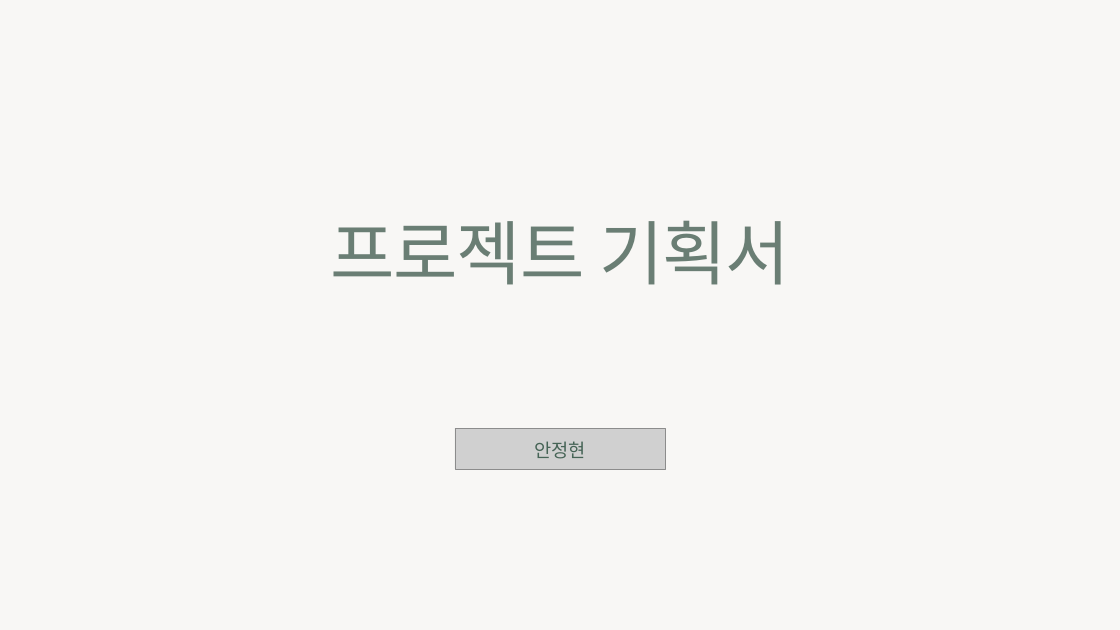
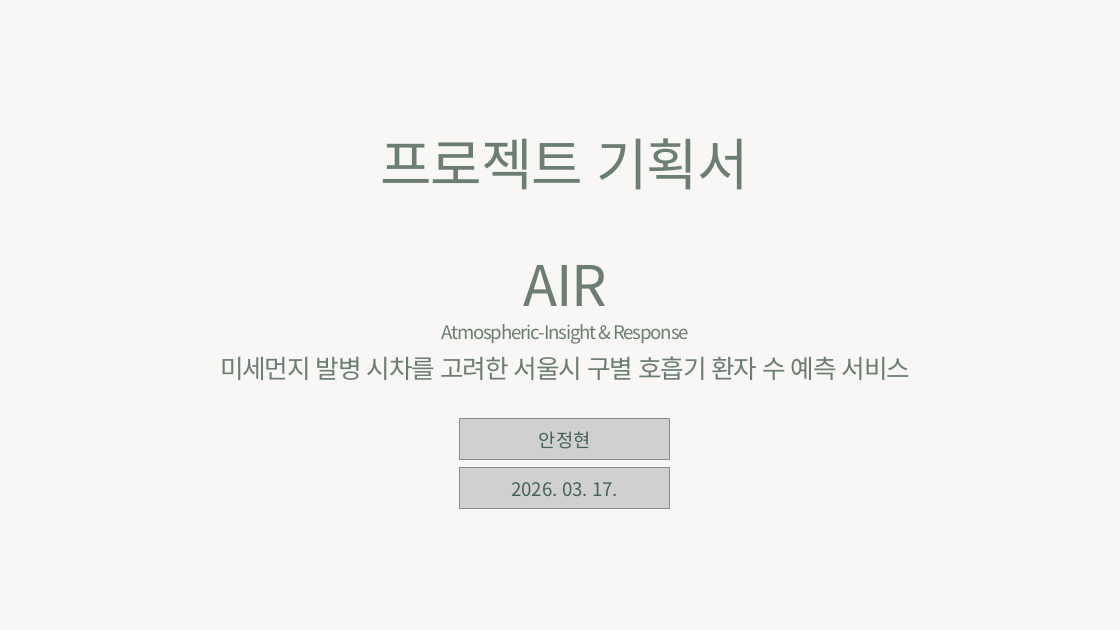
Before and after one commit to ahnjh97/JeongHyunAhn-AI-Project, a slide deck: slide 1 of 1차 Project/1. 기획서.pptx. Drawn at 1120x630 pixels with LibreOffice and Linux fonts; fonts in the diff are those of the drawing; grey boxes stand for pictures; background and template pictures are left out. Boxes give left, top, right and bottom in pixels: in the first picture for what was removed or moved away, otherwise in the second. Text is boxed around its words. In the diff, an @@ line names an element or a change of style, - is before the commit and + after.

Commit message:
기획서 수정
선생님 피드백 반영해서 내용 수정

```diff
--- a/1차 Project/1. 기획서.pptx
+++ b/1차 Project/1. 기획서.pptx
@@ text "프로젝트 기획서": place and size @@
-text "프로젝트 기획서" at (331,220,790,285)
+text "프로젝트 기획서" at (381,138,748,190)
@@ text "프로젝트 기획서" at (381,138,748,190): size 120 to 96 pt @@
@@ text added at (220,265,911,380), 32 pt, text #6A7E74 @@
+AIR
+Atmospheric-Insight & Response
+미세먼지 발병 시차를 고려한 서울시 구별 호흡기 환자 수 예측 서비스
@@ picture: place and size @@
-picture at (455,428,665,469)
+picture at (460,418,670,459)
@@ text "안정현": place and size @@
-text "안정현" at (534,441,586,459)
+text "안정현" at (539,431,591,449)
@@ picture added at (460,467,670,508) @@
@@ text added at (511,482,618,496), 32 pt, text #466456 @@
+2026. 03. 17.
```
Also in this commit, not shown: 2 other slides changed, 1 slide added.
